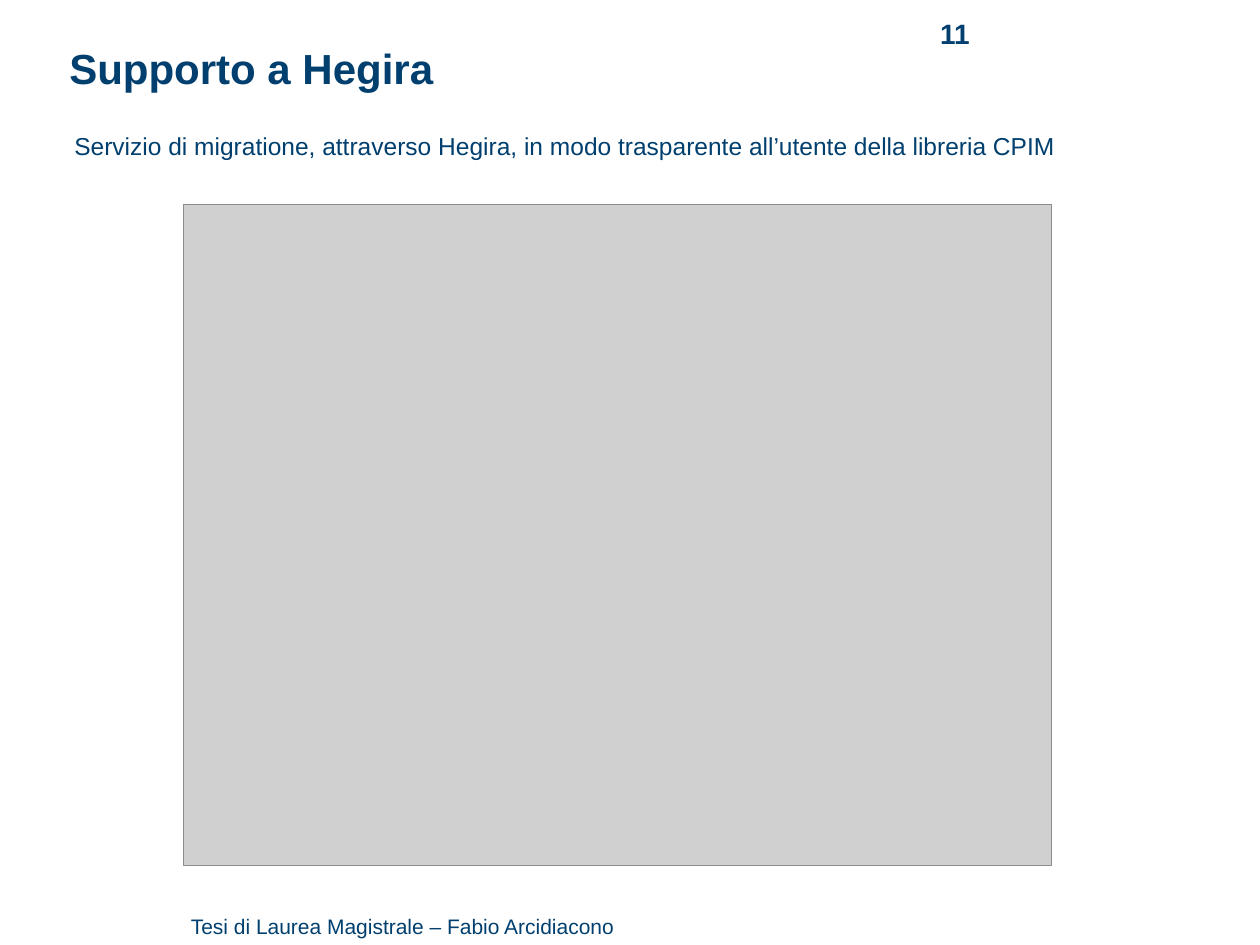
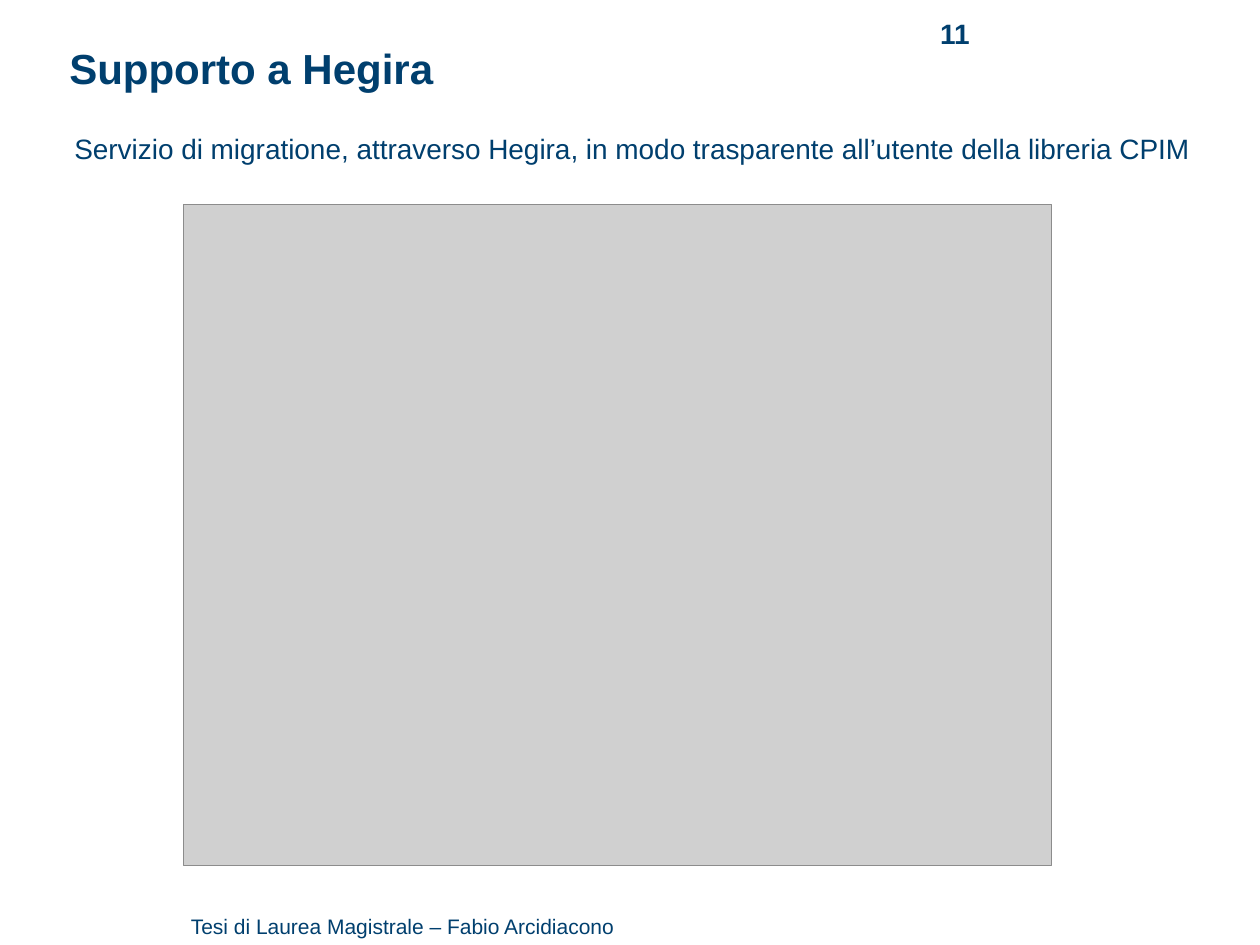
Before and after one commit to arci/thesis, a slide deck: slide 11 of presentation/ThesisPresentation.ppt. Drawn at 1260x945 pixels with LibreOffice and Linux fonts; fonts in the diff are those of the drawing; grey boxes stand for pictures; background and template pictures are left out. Boxes give left, top, right and bottom in pixels: in the first picture for what was removed or moved away, otherwise in the second. Text is boxed around its words. In the diff, an @@ line names an element or a change of style, - is before the commit and + after.

```diff
--- a/presentation/ThesisPresentation.ppt
+++ b/presentation/ThesisPresentation.ppt
@@ text "Servizio di migratione, attraverso Hegira, ..." at (74, 138, 1189, 164): size 14 to 16 pt @@
```
Also in this commit, not shown: 4 other slides changed, 2 slides added, 3 slides removed, 2 other files.
